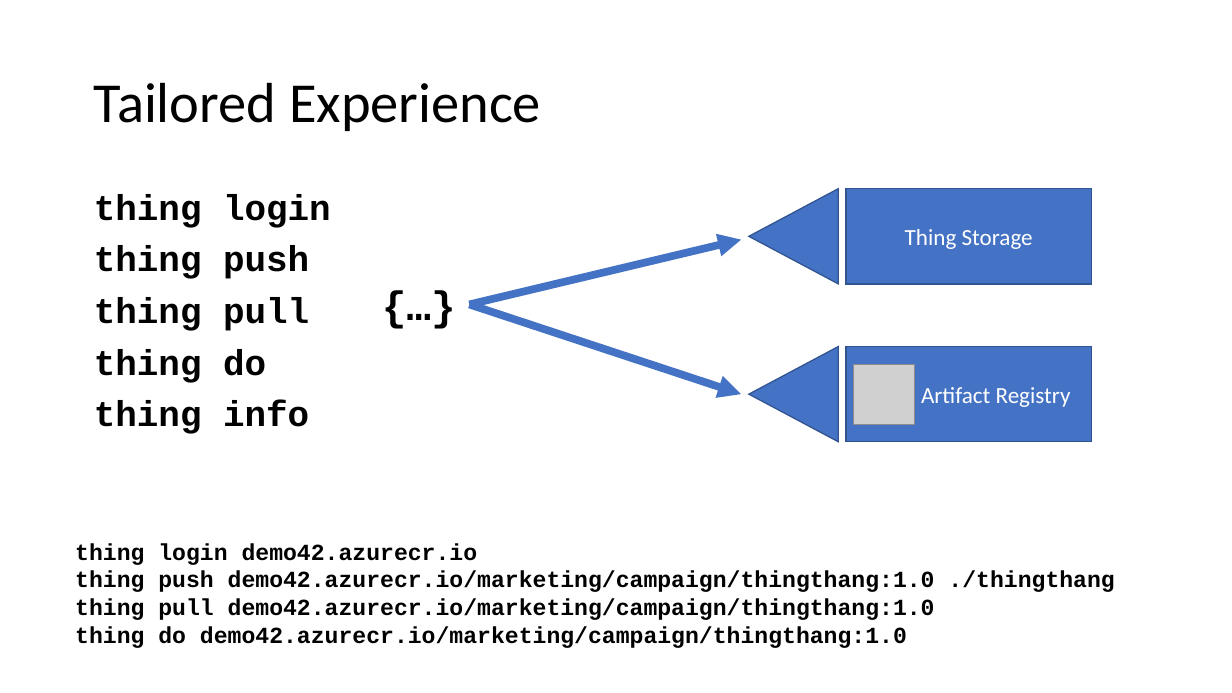
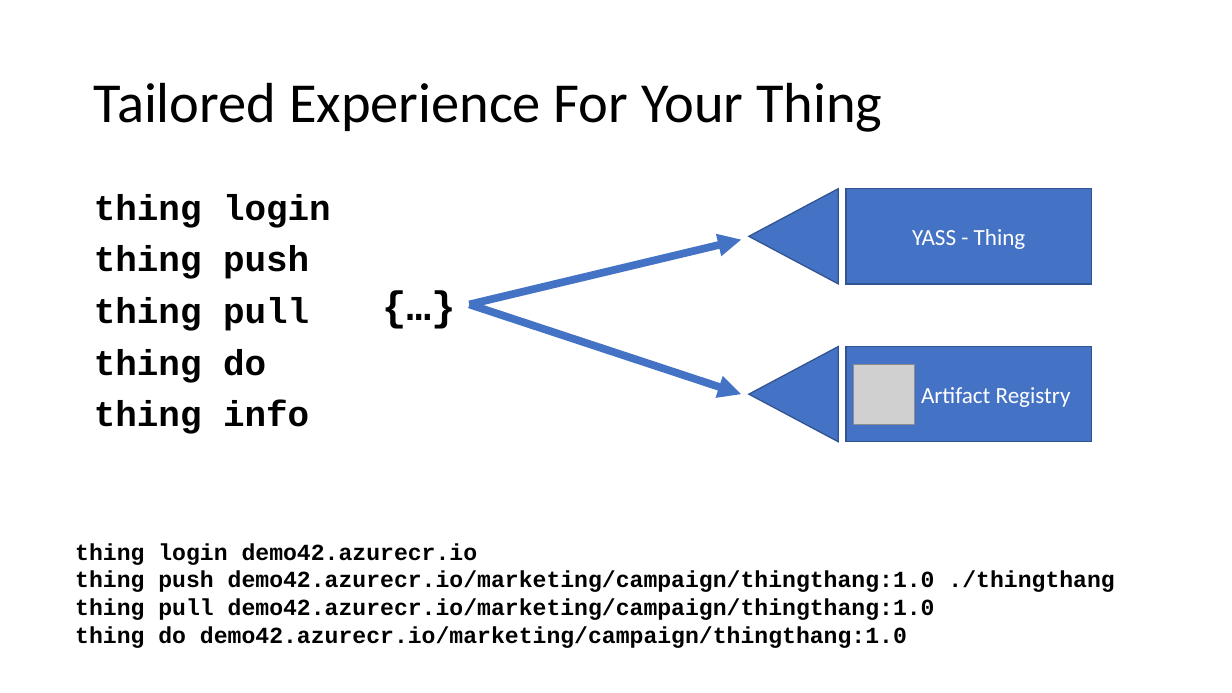
Before and after one commit to SteveLasker/Presentations, a slide deck: slide 7 of ACR/OCIArtifactRegistries.pptm. Drawn at 1232x693 pixels with LibreOffice and Linux fonts; fonts in the diff are those of the drawing; grey boxes stand for pictures. Boxes give left, top, right and bottom in pixels: in the first picture for what was removed or moved away, otherwise in the second. Text is boxed around its words. In the diff, an @@ line names an element or a change of style, - is before the commit and + after.

```diff
--- a/ACR/OCIArtifactRegistries.pptm
+++ b/ACR/OCIArtifactRegistries.pptm
@@ title at [94, 82, 882, 132]: text changed @@
-Tailored Experience
+Tailored Experience For Your Thing
@@ text in rectangle at [912, 229, 1026, 249]: text changed @@
-Thing Storage
+YASS - Thing
```
Also in this commit, not shown: 11 other slides changed, 12 slides added, 4 slides removed.
